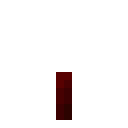
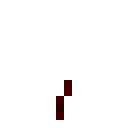
Layered file, before and after one edit (128×128). Changes by layer:
painted on "Background" over [56,72,72,120]
